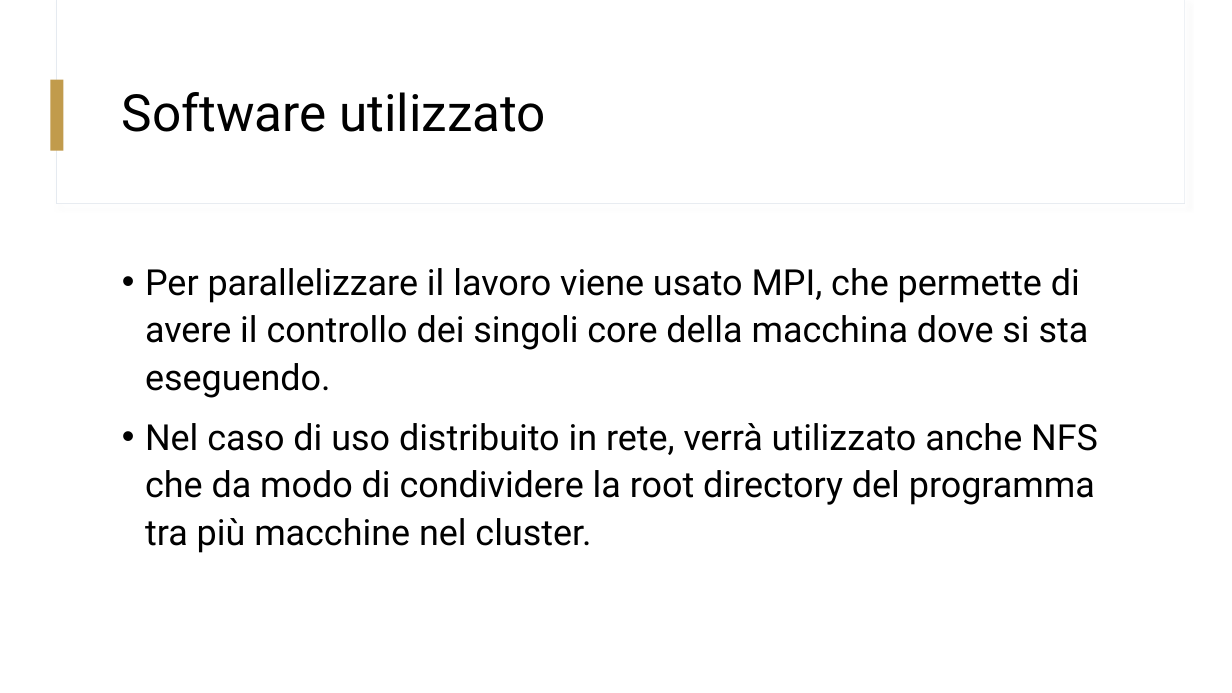
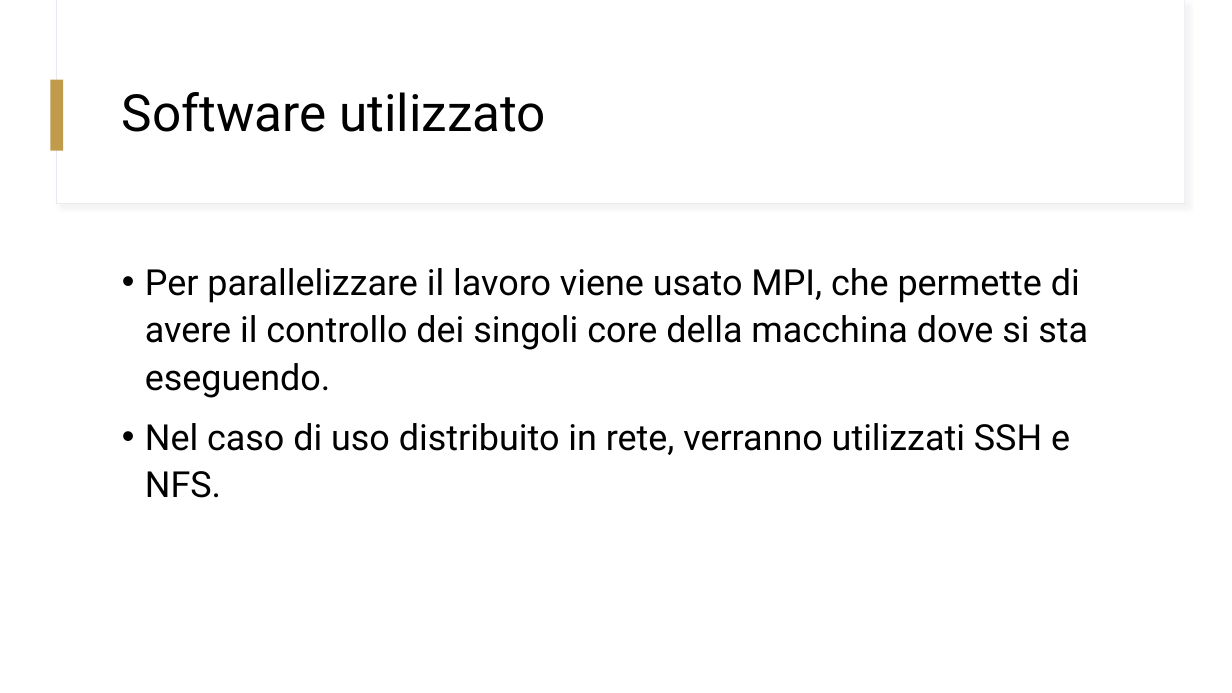
Before and after one commit to GiorgioBelli/npJohn, a slide deck: slide 4 of NPJohn.pptx. Drawn at 1232x693 pixels with LibreOffice and Linux fonts; fonts in the diff are those of the drawing. Boxes give left, top, right and bottom in pixels: in the first picture for what was removed or moved away, otherwise in the second. Text is boxed around its words. In the diff, an @@ line names an element or a change of style, - is before the commit and + after.

```diff
--- a/NPJohn.pptx
+++ b/NPJohn.pptx
@@ text at (145,423,1070,498): text changed @@
-• Nel caso di uso distribuito in rete, verrà utilizzato anche NFS che da modo di condividere la root directory del programma tra più macchine nel cluster.
+• Nel caso di uso distribuito in rete, verranno utilizzati SSH e NFS.
```
Also in this commit, not shown: 5 other slides changed, 3 slides added, 1 other file.
